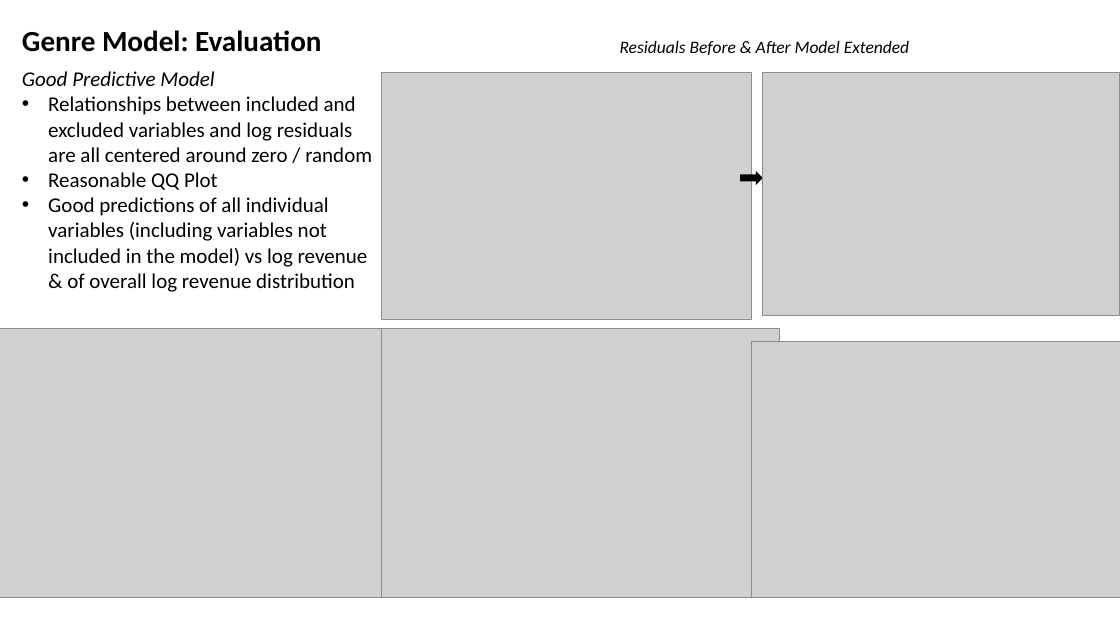
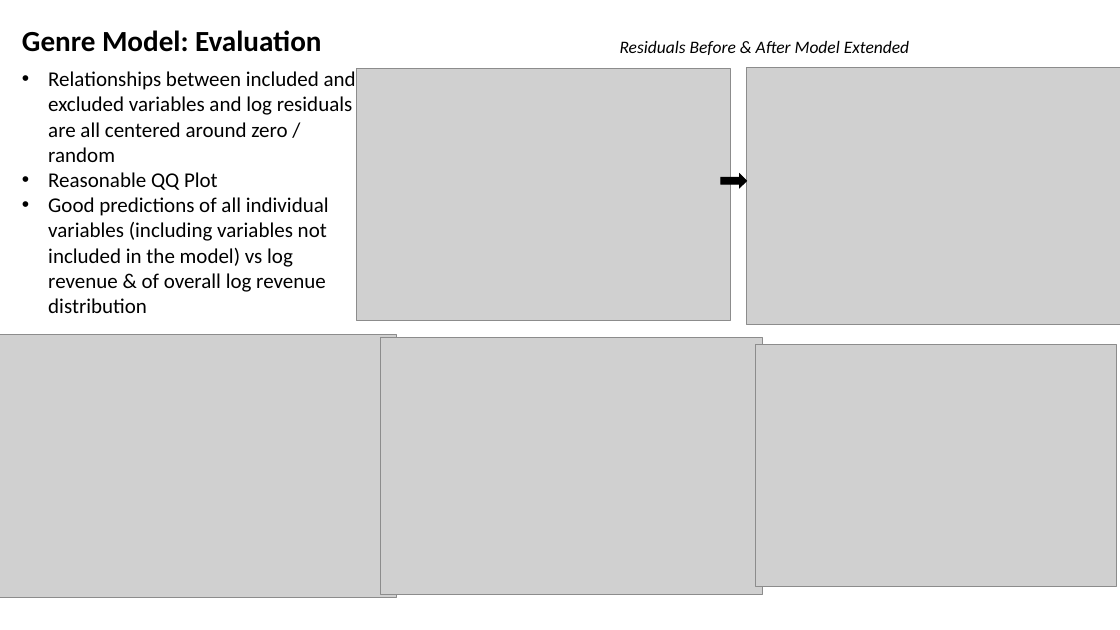
Before and after one commit to neu-ds5110/project, a slide deck: slide 2 of model_building_slides_trimmed.pptx. Drawn at 1120x630 pixels with LibreOffice and Linux fonts; fonts in the diff are those of the drawing; grey boxes stand for pictures. Boxes give left, top, right and bottom in pixels: in the first picture for what was removed or moved away, otherwise in the second. Text is boxed around its words. In the diff, an @@ line names an element or a change of style, - is before the commit and + after.

Commit message:
small updates

```diff
--- a/model_building_slides_trimmed.pptx
+++ b/model_building_slides_trimmed.pptx
@@ text at (22,71,214,86): paragraph removed @@
-Good Predictive Model
@@ picture: place and size @@
-picture at (381,72,752,319)
+picture at (357,68,731,321)
@@ picture: place and size @@
-picture at (762,72,1120,315)
+picture at (747,68,1120,325)
@@ right arrow: place and size @@
-right arrow at (741,172,762,184)
+right arrow at (721,174,746,187)
@@ picture: place and size @@
-picture at (0,329,406,598)
+picture at (0,334,396,597)
@@ picture: place and size @@
-picture at (381,329,780,598)
+picture at (381,338,763,595)
@@ picture: place and size @@
-picture at (752,341,1120,598)
+picture at (755,344,1117,587)
```
Also in this commit, not shown: 2 other slides changed.
